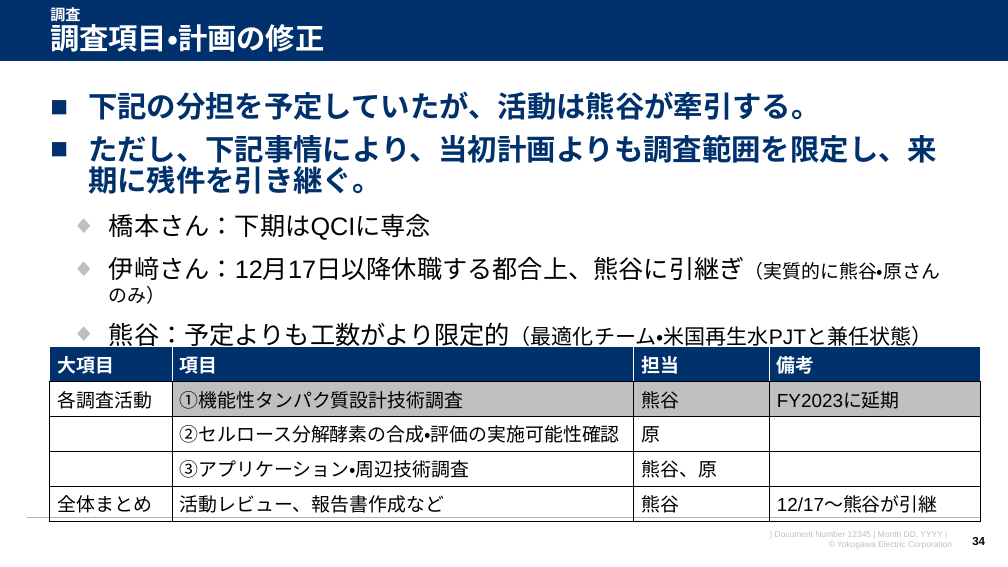
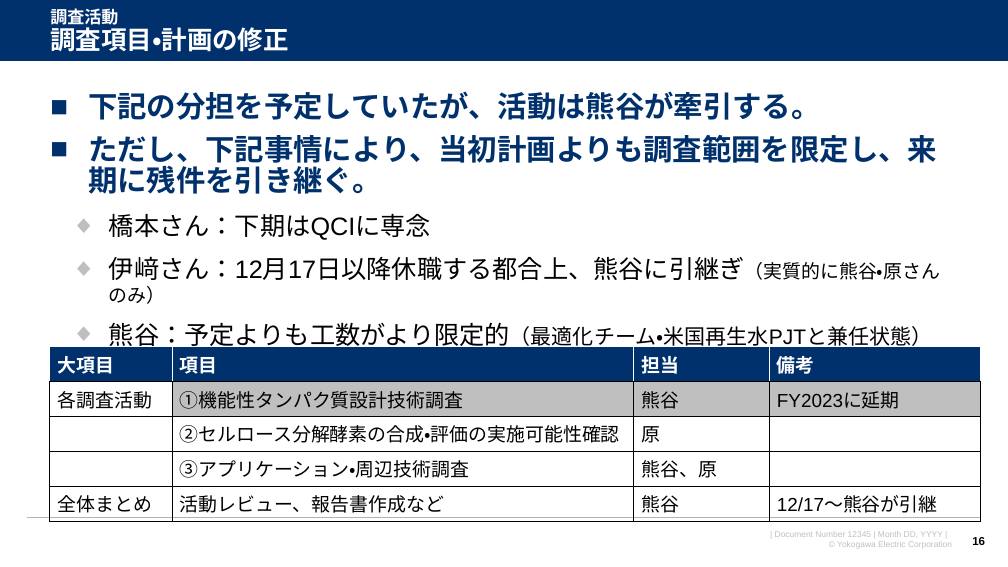
Before and after one commit to watarukumagai-git/denovo, a slide deck: slide 16 of survey_doc/2022年12月度月報_人工酵素設計.pptx (slide 34 before the commit). Drawn at 1008x567 pixels with LibreOffice and Linux fonts; fonts in the diff are those of the drawing; background and template pictures are left out. Boxes give left, top, right and bottom in pixels: in the first picture for what was removed or moved away, otherwise in the second. Text is boxed around its words. In the diff, an @@ line names an element or a change of style, - is before the commit and + after.

```diff
--- a/survey_doc/2022年12月度月報_人工酵素設計.pptx
+++ b/survey_doc/2022年12月度月報_人工酵素設計.pptx
@@ title at box(50, 6, 289, 52): text changed; size 27.9 to 24.3 pt @@
-調査
-調査項目・計画の修正
+調査活動
+調査項目・計画の修正
@@ page number at box(972, 537, 985, 545): text changed @@
-34
+16
```
Also in this commit, not shown: 16 other slides changed, 13 slides removed.
